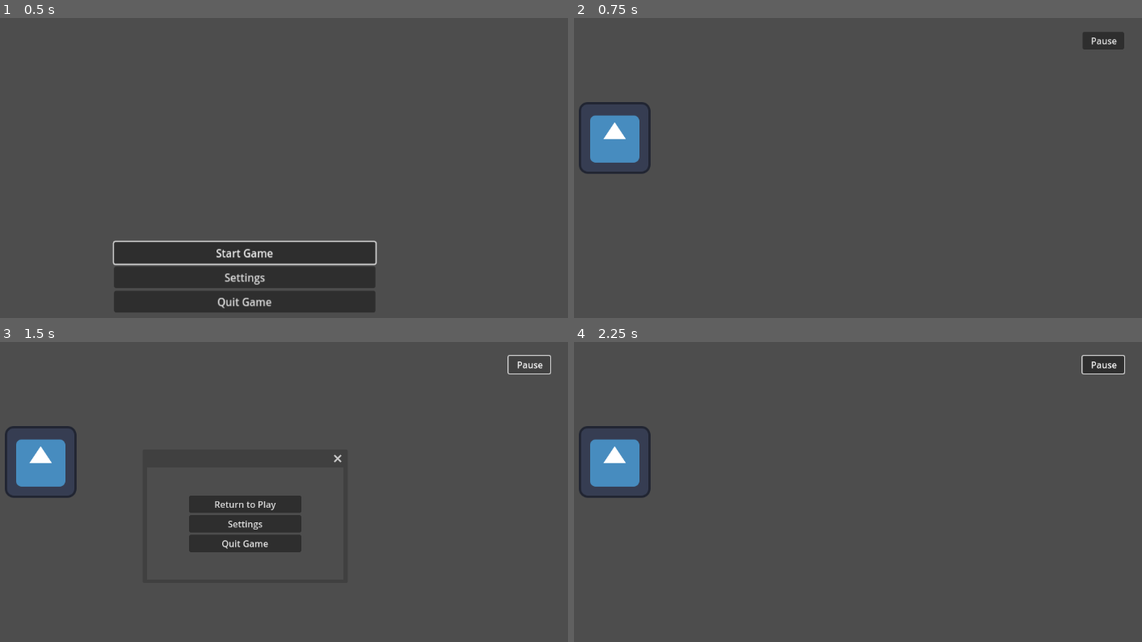
Above: before the commit, frames 1-4 (two rows, left to right).
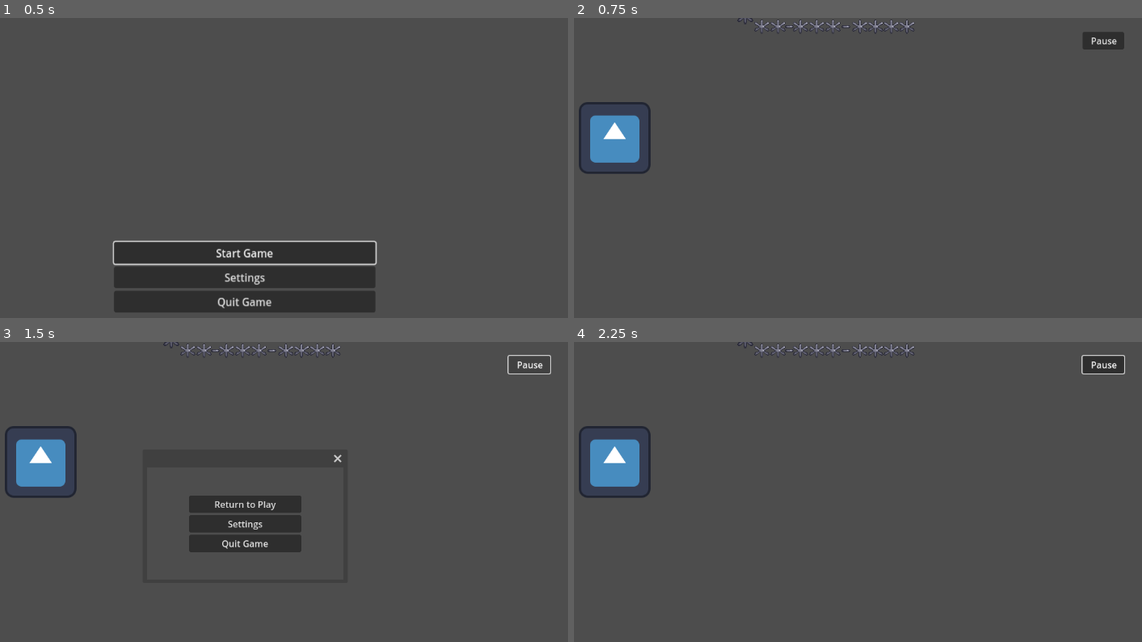
Above: after the commit, the same moments.

Repository: gabcorn/Project1-ECEN4273
Game: Godot game, scene res://main_menu.tscn
Two runs of this game, one before a commit and one after it. Both use one fixed random seed, a clock stepped at 60 frames per second and the inputs below. The engine's default icon, where the game draws it, is replaced by a stand-in: a white triangle on a blue panel in a dark square.
Inputs:
- Up to frame 1 (0.5 s): no input
- Up to frame 2 (0.75 s): click "Start Game" at 0.5 s
- Up to frame 3 (1.5 s): click "Pause" at 1.25 s
- Up to frame 4 (2.25 s): click "Return to Play" at 2 s

Frame 1 is identical in both runs. In frame 2, 0.4% of the frame differs, in the area x 28-60%, y 0-6%; in frame 3, 0.4%; in frame 4, 0.4%.

Commit message:
Healthbar kinda working visually. Needs to be put into a container somehow. Still working on logic

Diff:
--- /dev/null
+++ b/asterisk.tscn
@@ -0,0 +1,62 @@
+[gd_scene load_steps=9 format=3 uid="uid://cgco5vnvc0xku"]
+
+[ext_resource type="Texture2D" uid="uid://cs3m6ywqkjcjc" path="res://Idle Asterisk Animation (1).png" id="1_tsxka"]
+[ext_resource type="Texture2D" uid="uid://i2bvl0liomgi" path="res://HealthbarAnimation.png" id="1_xnekb"]
+
+[sub_resource type="AtlasTexture" id="AtlasTexture_duhlo"]
+atlas = ExtResource("1_xnekb")
+region = Rect2(58, 29, 29, 29)
+
+[sub_resource type="AtlasTexture" id="AtlasTexture_mqn8g"]
+atlas = ExtResource("1_tsxka")
+region = Rect2(0, 0, 29, 29)
+
+[sub_resource type="AtlasTexture" id="AtlasTexture_cjtwj"]
+atlas = ExtResource("1_tsxka")
+region = Rect2(29, 0, 29, 29)
+
+[sub_resource type="AtlasTexture" id="AtlasTexture_yht4q"]
+atlas = ExtResource("1_tsxka")
+region = Rect2(0, 29, 29, 29)
+
+[sub_resource type="AtlasTexture" id="AtlasTexture_h2qlp"]
+atlas = ExtResource("1_tsxka")
+region = Rect2(29, 29, 29, 29)
+
+[sub_resource type="SpriteFrames" id="SpriteFrames_6twct"]
+animations = [{
+"frames": [{
+"duration": 1.0,
+"texture": SubResource("AtlasTexture_duhlo")
+}],
+"loop": true,
+"name": &"IdleEmpty",
+"speed": 1.0
+}, {
+"frames": [{
+"duration": 5.0,
+"texture": SubResource("AtlasTexture_mqn8g")
+}, {
+"duration": 1.0,
+"texture": SubResource("AtlasTexture_cjtwj")
+}],
+"loop": true,
+"name": &"IdleFull",
+"speed": 1.0
+}, {
+"frames": [{
+"duration": 5.0,
+"texture": SubResource("AtlasTexture_yht4q")
+}, {
+"duration": 1.0,
+"texture": SubResource("AtlasTexture_h2qlp")
+}],
+"loop": true,
+"name": &"IdleHalf",
+"speed": 1.0
+}]
+
+[node name="Asterisk" type="AnimatedSprite2D"]
+sprite_frames = SubResource("SpriteFrames_6twct")
+animation = &"IdleEmpty"
+autoplay = "IdleFull"
--- a/health_bar.gd
+++ b/health_bar.gd
@@ -1,11 +1,44 @@
-extends TextureProgressBar
+extends HBoxContainer
 
+@export var max_health: int = 9
+@export var curr_health: int = max_health * 2
+@onready var asterisk_scene = preload("res://asterisk.tscn")
+@onready var hyphen_scene = preload("res://hyphen.tscn")
+
+var heart_nodes = []
 
 # Called when the node enters the scene tree for the first time.
 func _ready() -> void:
-	pass # Replace with function body.
+	initiliaze_healthbar()
+	update_healthbar()
 
+func initiliaze_healthbar() -> void:
+	for i in range(max_health):
+		var asterisk = asterisk_scene.instantiate()
+		add_child(asterisk)
+		heart_nodes.append(asterisk)
 
+func set_health(health: int) -> void:
+	curr_health = clamp(health, 0, max_health * 2)
+	update_healthbar()
+
+func update_healthbar() -> void:
+	var num_full_hearts = curr_health / 2
+	var num_half_hearts = curr_health % 2
+
+	for i in range(max_health):
+		var curr_animated_sprite = heart_nodes[i] as AnimatedSprite2D
+
+		if curr_animated_sprite:
+			if i < num_full_hearts:
+				if curr_animated_sprite.animation != "IdleFull":
+					curr_animated_sprite.play("IdleFull")
+			elif i == num_full_hearts and num_half_hearts == 1:
+				if curr_animated_sprite.animation != "IdleHalf":
+					curr_animated_sprite.play("IdleHalf")
+			else:
+				if curr_animated_sprite.animation != "IdleEmpty":
+					curr_animated_sprite.play("IdleEmpty")
 # Called every frame. 'delta' is the elapsed time since the previous frame.
 func _process(delta: float) -> void:
 	pass
--- /dev/null
+++ b/health_bar.tscn
@@ -0,0 +1,54 @@
+[gd_scene load_steps=4 format=3 uid="uid://e2mcqvuxloy0"]
+
+[ext_resource type="Script" path="res://health_bar.gd" id="1_7odfd"]
+[ext_resource type="PackedScene" uid="uid://cgco5vnvc0xku" path="res://asterisk.tscn" id="2_nad60"]
+[ext_resource type="PackedScene" uid="uid://bt08xh27n82h0" path="res://hyphen.tscn" id="3_k35g0"]
+
+[node name="HBoxContainer" type="HBoxContainer"]
+offset_left = 410.0
+offset_top = 2.0
+offset_right = 746.0
+offset_bottom = 42.0
+script = ExtResource("1_7odfd")
+
+[node name="AsteriskF1" parent="." instance=ExtResource("2_nad60")]
+position = Vector2(58.5, 17.5)
+animation = &"IdleFull"
+
+[node name="AsteriskF2" parent="." instance=ExtResource("2_nad60")]
+position = Vector2(29.5, 17.5)
+animation = &"IdleFull"
+
+[node name="AsteriskF3" parent="." instance=ExtResource("2_nad60")]
+position = Vector2(98.5, 17.5)
+animation = &"IdleFull"
+
+[node name="Hyphen1" parent="." instance=ExtResource("3_k35g0")]
+position = Vector2(78.5, 17.5)
+
+[node name="AsteriskM4" parent="." instance=ExtResource("2_nad60")]
+position = Vector2(127.5, 17.5)
+animation = &"IdleFull"
+
+[node name="AsteriskM5" parent="." instance=ExtResource("2_nad60")]
+position = Vector2(156.5, 17.5)
+animation = &"IdleFull"
+
+[node name="Hyphen2" parent="." instance=ExtResource("3_k35g0")]
+position = Vector2(179.5, 17.5)
+
+[node name="AsteriskB6" parent="." instance=ExtResource("2_nad60")]
+position = Vector2(204.5, 17.5)
+animation = &"IdleFull"
+
+[node name="AsteriskB7" parent="." instance=ExtResource("2_nad60")]
+position = Vector2(232.5, 17.5)
+animation = &"IdleFull"
+
+[node name="AsteriskB8" parent="." instance=ExtResource("2_nad60")]
+position = Vector2(260.5, 17.5)
+animation = &"IdleFull"
+
+[node name="AsteriskB9" parent="." instance=ExtResource("2_nad60")]
+position = Vector2(288.5, 17.5)
+animation = &"IdleFull"
--- /dev/null
+++ b/hyphen.tscn
@@ -0,0 +1,29 @@
+[gd_scene load_steps=5 format=3 uid="uid://bt08xh27n82h0"]
+
+[ext_resource type="Texture2D" uid="uid://cs3m6ywqkjcjc" path="res://Idle Asterisk Animation (1).png" id="1_ltfjk"]
+
+[sub_resource type="AtlasTexture" id="AtlasTexture_7dv2f"]
+atlas = ExtResource("1_ltfjk")
+region = Rect2(0, 58, 29, 29)
+
+[sub_resource type="AtlasTexture" id="AtlasTexture_lktsx"]
+atlas = ExtResource("1_ltfjk")
+region = Rect2(29, 58, 29, 29)
+
+[sub_resource type="SpriteFrames" id="SpriteFrames_qyvgo"]
+animations = [{
+"frames": [{
+"duration": 5.0,
+"texture": SubResource("AtlasTexture_7dv2f")
+}, {
+"duration": 1.0,
+"texture": SubResource("AtlasTexture_lktsx")
+}],
+"loop": true,
+"name": &"default",
+"speed": 1.0
+}]
+
+[node name="Hyphen" type="AnimatedSprite2D"]
+sprite_frames = SubResource("SpriteFrames_qyvgo")
+autoplay = "default"
--- a/ui.tscn
+++ b/ui.tscn
@@ -1,7 +1,8 @@
-[gd_scene load_steps=4 format=3 uid="uid://bqfmddvb1ed20"]
+[gd_scene load_steps=5 format=3 uid="uid://dpxc2jwa0sj86"]
 
 [ext_resource type="Script" path="res://pause_button.gd" id="1_1p2tx"]
 [ext_resource type="PackedScene" uid="uid://gr7rkt00brpy" path="res://pause_menu.tscn" id="2_orqyj"]
+[ext_resource type="PackedScene" uid="uid://e2mcqvuxloy0" path="res://health_bar.tscn" id="3_jfpkq"]
 
 [sub_resource type="ViewportTexture" id="ViewportTexture_bdpdg"]
 
@@ -25,5 +26,18 @@
 
 [node name="Pause_Menu" parent="PauseButton/pauseWindow" instance=ExtResource("2_orqyj")]
 
+[node name="Control" type="Control" parent="."]
+layout_mode = 3
+anchors_preset = 0
+offset_right = 40.0
+offset_bottom = 40.0
+
+[node name="HBoxContainer" parent="Control" instance=ExtResource("3_jfpkq")]
+layout_mode = 0
+offset_left = 444.0
+offset_top = -2.0
+offset_right = 838.0
+offset_bottom = 42.0
+
 [connection signal="pressed" from="PauseButton" to="PauseButton" method="_on_pressed"]
 [connection signal="close_requested" from="PauseButton/pauseWindow" to="PauseButton" method="_on_pause_window_close_requested"]
Binary file added: HealthbarAnimation.png
Not shown, added: HealthbarAnimation.png.import
Not shown: 1 places in Map.tscn that only renumber resources
